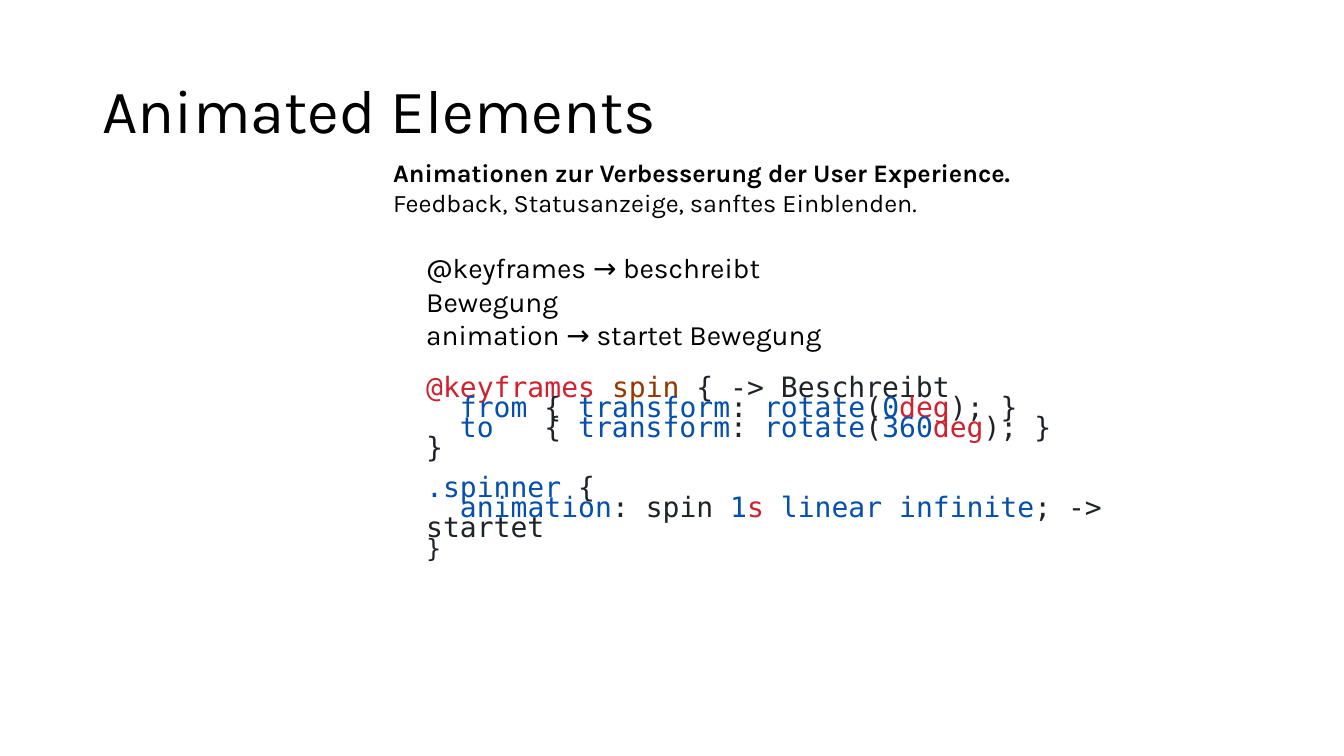
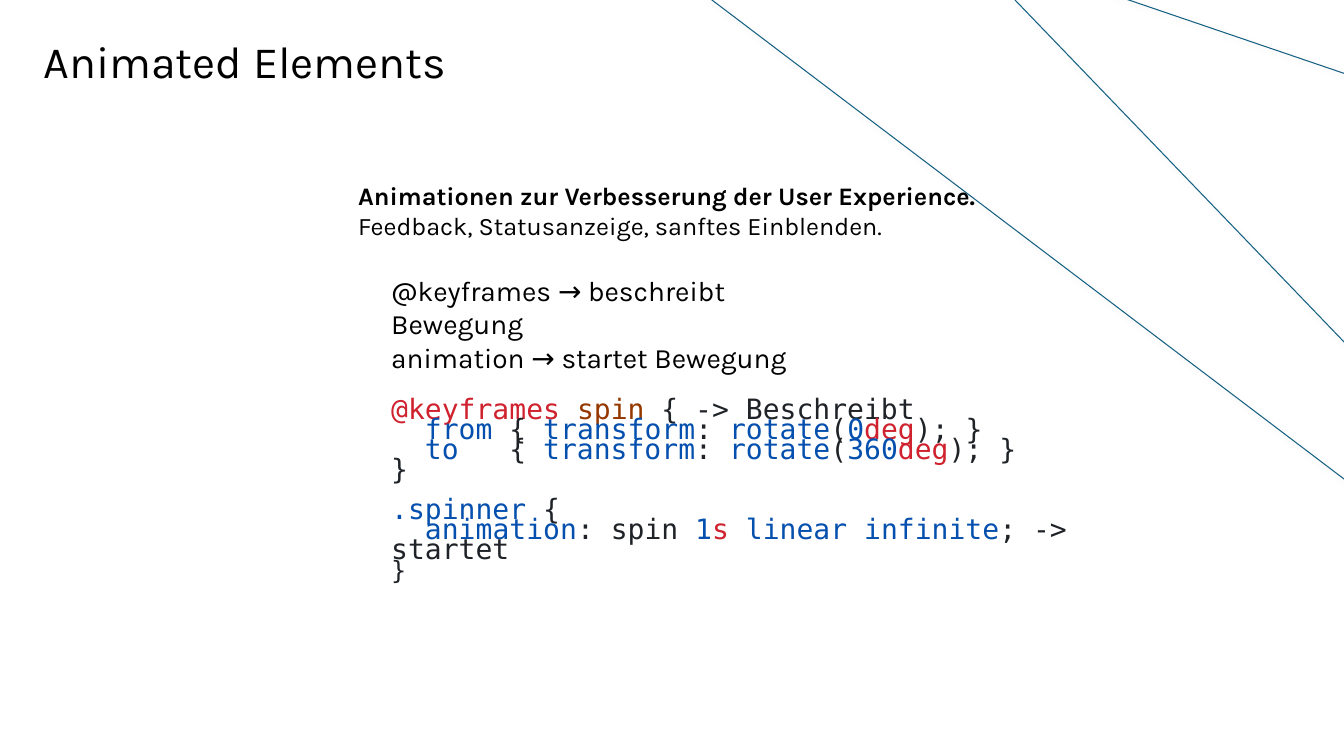
Before and after one commit to wannas234/CSS-Animationen-und-Transitionen, a slide deck: slide 4 of Präsentation-CSS-T&A.pptx. Drawn at 1344x756 pixels with LibreOffice and Linux fonts; fonts in the diff are those of the drawing; background and template pictures are left out. Boxes give left, top, right and bottom in pixels: in the first picture for what was removed or moved away, otherwise in the second. Text is boxed around its words. In the diff, an @@ line names an element or a change of style, - is before the commit and + after.

```diff
--- a/Präsentation-CSS-T&A.pptx
+++ b/Präsentation-CSS-T&A.pptx
@@ title "Animated Elements": place and size @@
-title "Animated Elements" at (102, 90, 656, 134)
+title "Animated Elements" at (43, 47, 446, 79)
@@ title "Animated Elements" at (43, 47, 446, 79): size 44 to 32 pt; alignment left to centre; vertical alignment middle to bottom @@
@@ freeform shape added at (678, 0, 1344, 523), outline #156082 0.75 pt @@
@@ 3 texts: place and size @@
-3 texts at (393, 164, 1051, 543)
+3 texts at (358, 182, 1016, 565)
```
Also in this commit, not shown: 4 other slides changed, 6 other files.
